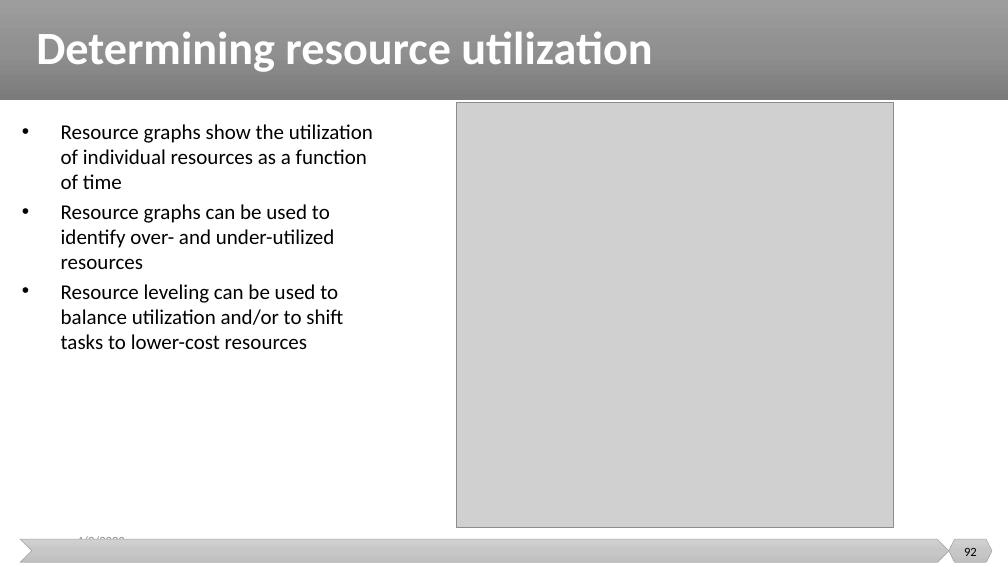
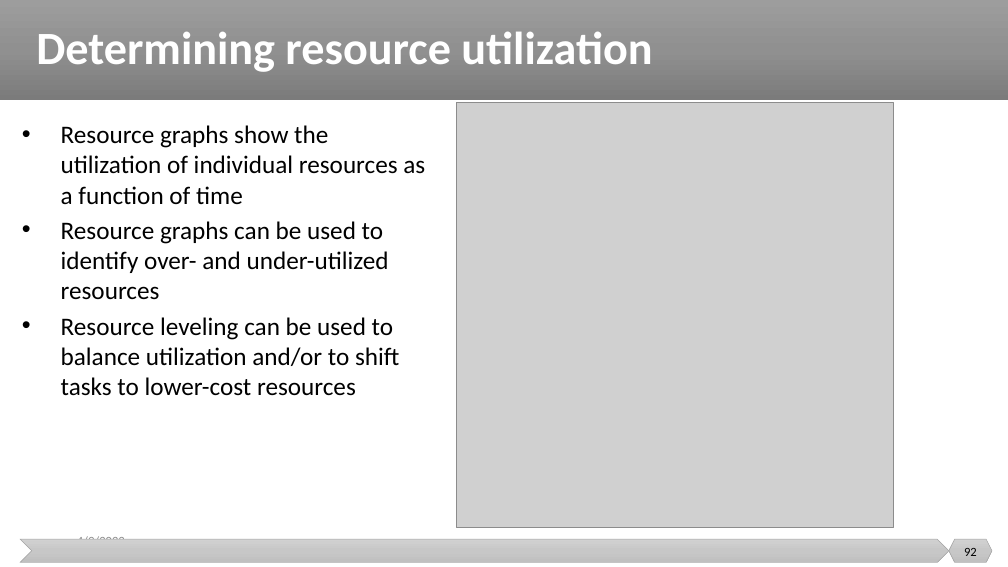
Before and after one commit to malenezi/malenezi, a slide deck: slide 92 of SE423/Lectures/6-Planning/Scheduling and Tracking.pptx. Drawn at 1008x567 pixels with LibreOffice and Linux fonts; fonts in the diff are those of the drawing; grey boxes stand for pictures. Boxes give left, top, right and bottom in pixels: in the first picture for what was removed or moved away, otherwise in the second. Text is boxed around its words. In the diff, an @@ line names an element or a change of style, - is before the commit and + after.

```diff
--- a/SE423/Lectures/6-Planning/Scheduling and Tracking.pptx
+++ b/SE423/Lectures/6-Planning/Scheduling and Tracking.pptx
@@ text "Resource graphs show the utilization ..." at (x1=61, y1=125, x2=425, y2=396): size 20 to 24 pt @@
```
Also in this commit, not shown: 8 other slides changed, 1 slide added, 2 other files.
